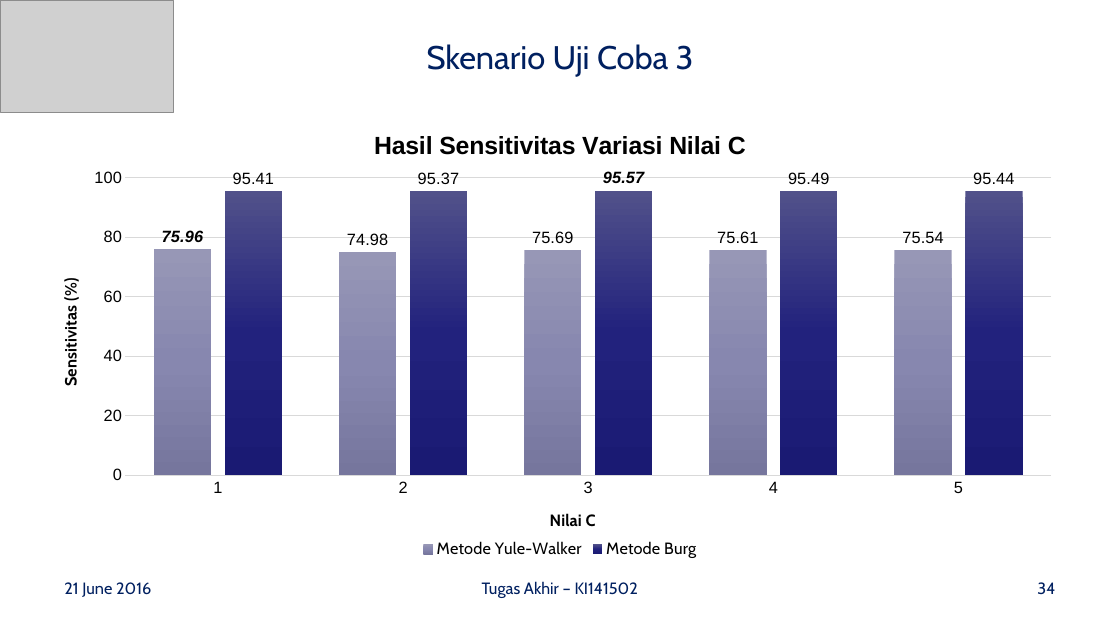
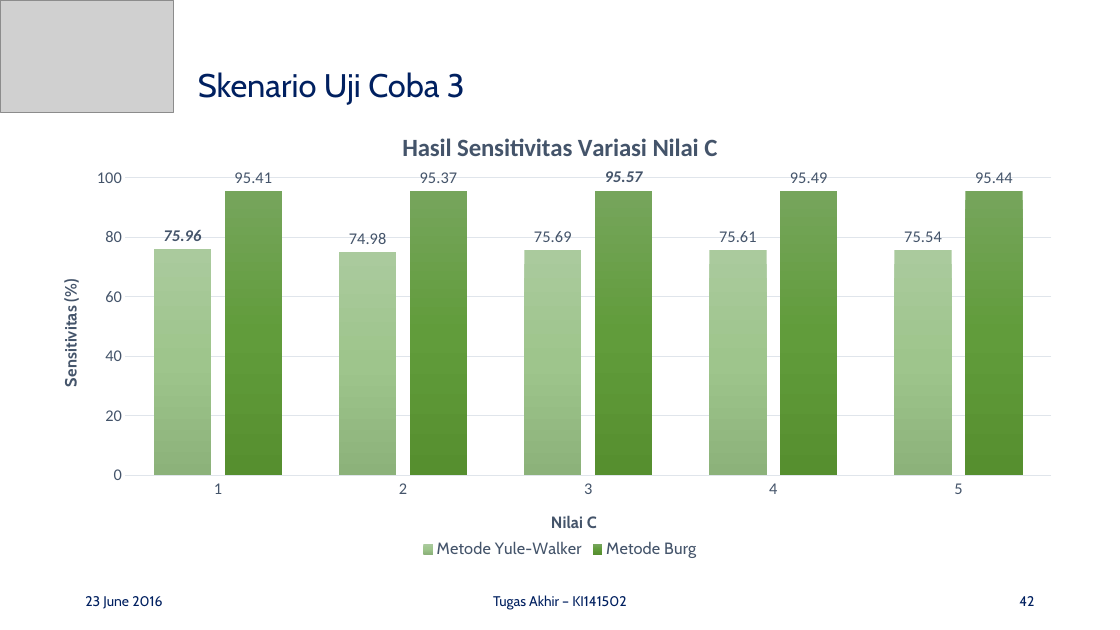
Before and after one commit to mustofa27/tugasAkhir, a slide deck: slide 42 of Bismillah Buku TA/Presentasi-TA_Ahmad-Mustofa_5112100100.pptx (slide 34 before the commit). Drawn at 1120x630 pixels with LibreOffice and Linux fonts; fonts in the diff are those of the drawing; grey boxes stand for pictures; background and template pictures are left out. Boxes give left, top, right and bottom in pixels: in the first picture for what was removed or moved away, otherwise in the second. Text is boxed around its words. In the diff, an @@ line names an element or a change of style, - is before the commit and + after.

```diff
--- a/Bismillah Buku TA/Presentasi-TA_Ahmad-Mustofa_5112100100.pptx
+++ b/Bismillah Buku TA/Presentasi-TA_Ahmad-Mustofa_5112100100.pptx
@@ title "Skenario Uji Coba 3": place and size @@
-title "Skenario Uji Coba 3" at [427, 44, 694, 77]
+title "Skenario Uji Coba 3" at [198, 72, 465, 105]
@@ title "Skenario Uji Coba 3" at [198, 72, 465, 105]: alignment centre to left; line spacing 1 to 0.9 @@
@@ column chart at [56, 112, 1065, 563] @@
@@ colour of Metode Yule-Walker gradient #9797B7 to #8888B0 to #77779F to gradient #ACCB9D to #A0C68E to #8DB47B @@
@@ data labels of Metode Yule-Walker changed @@
@@ colour of Metode Burg gradient #52528B to #24247F to #1C1C74 to gradient #77A65D to #639E3A to #579030 @@
@@ data labels of Metode Burg changed @@
@@ legend changed @@
@@ category axis changed @@
@@ value axis changed @@
@@ lettering changed @@
@@ text "23 June 2016" at [85, 596, 162, 609]: vertical alignment top to middle @@
@@ text at [85, 596, 162, 609]: text changed; size 14 to 12 pt @@
-21 June 2016
+23 June 2016
@@ text "Tugas Akhir – KI141502": place and size @@
-text "Tugas Akhir – KI141502" at [482, 581, 638, 598]
+text "Tugas Akhir – KI141502" at [493, 595, 626, 610]
@@ text "Tugas Akhir – KI141502" at [493, 595, 626, 610]: size 14 to 12 pt; vertical alignment top to middle @@
@@ page number at [1019, 596, 1034, 606]: vertical alignment top to middle @@
@@ page number at [1019, 596, 1034, 606]: text changed; size 14 to 12 pt @@
-34
+42
```
Also in this commit, not shown: 42 other slides changed, 16 slides added, 8 slides removed, 2 other files.
